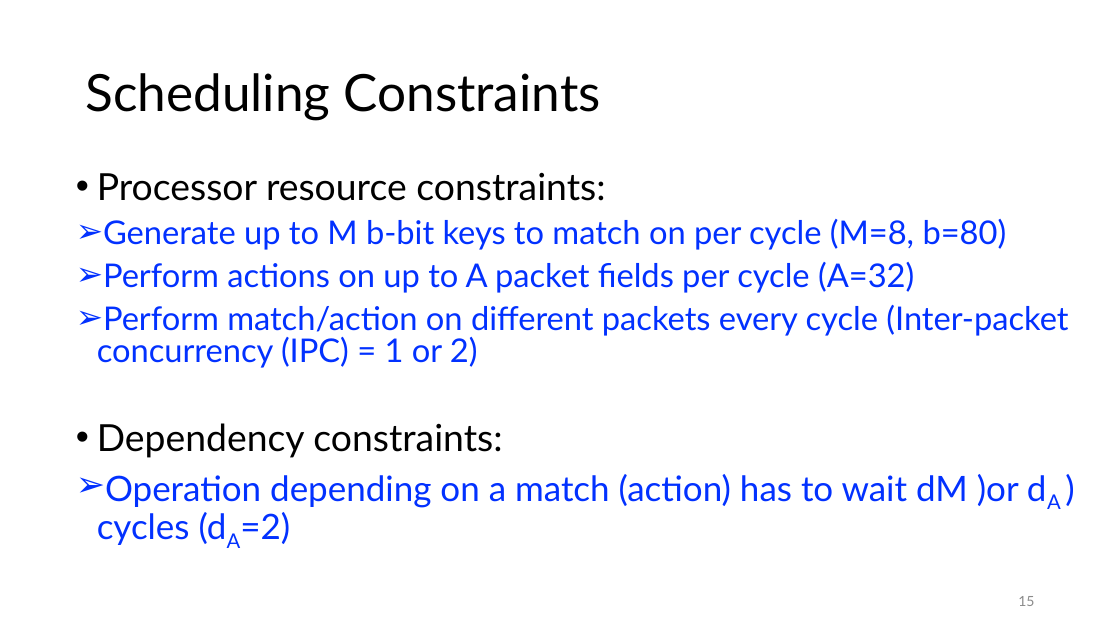
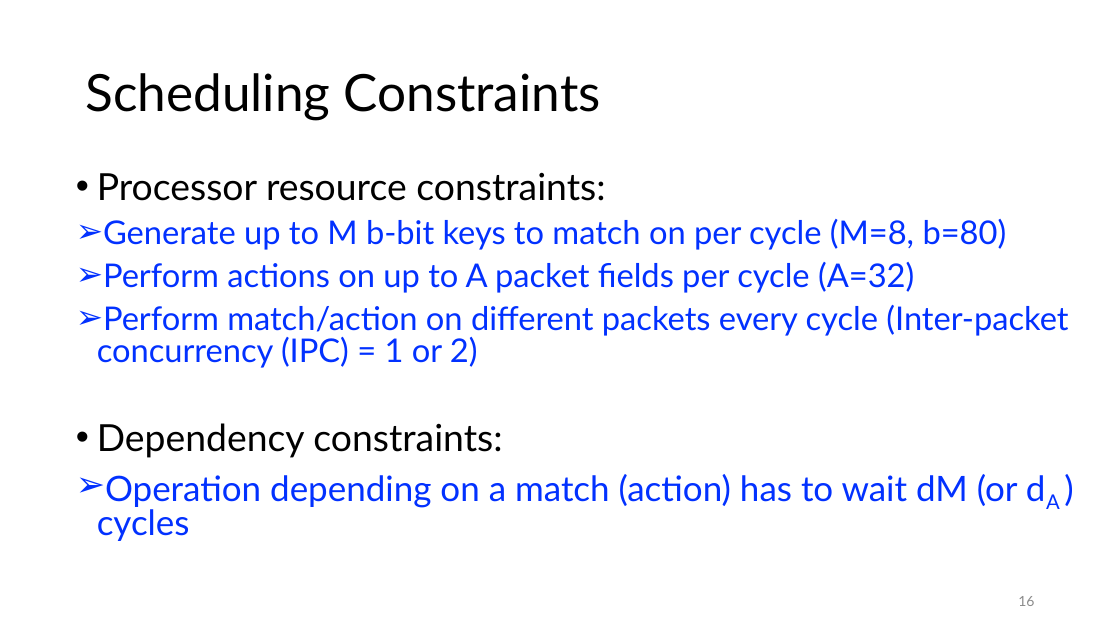
Before and after one commit to anirudhSK/drmt_talk, a slide deck: slide 16 of drmt.pptx (slide 15 before the commit). Drawn at 1120x630 pixels with LibreOffice and Linux fonts; fonts in the diff are those of the drawing. Boxes give left, top, right and bottom in pixels: in the first picture for what was removed or moved away, otherwise in the second. Text is boxed around its words. In the diff, an @@ line names an element or a change of style, - is before the commit and + after.

```diff
--- a/drmt.pptx
+++ b/drmt.pptx
@@ text at bbox=[97, 474, 1018, 541]: text changed @@
-  ➢ Operation depending on a match (action) has to wait dM )or dA ) cycles (dA=2)
+  ➢ Operation depending on a match (action) has to wait dM (or dA ) cycles
@@ page number at bbox=[1018, 596, 1034, 606]: text changed @@
-15
+16
```
Also in this commit, not shown: 3 other slides changed, 1 slide added.
